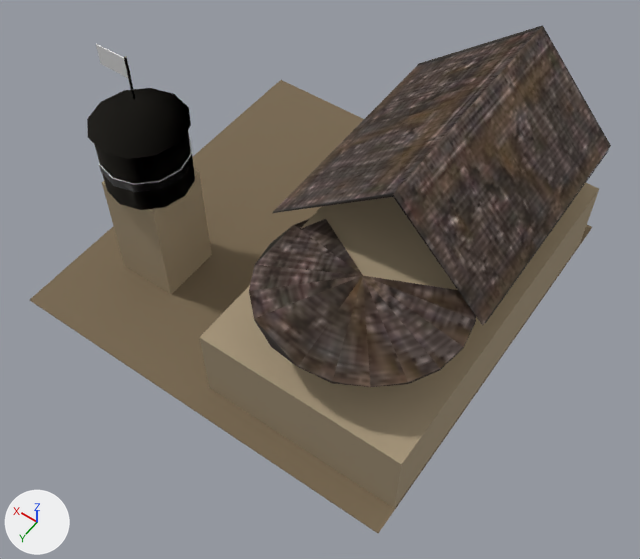
An edit to the glTF model assets/dist/dweller_building_hq/lod2.glb, drawn before and after from the same camera.
The view is the same before and after, from a 50 mm camera at (-17.0, 23.8, 35.9) aimed at (-2.2, 3.1, 3.5). Every picture has the same lights, and +X, +Y and +Z are marked at lower left. The picture after the commit comes second. Vertices at exactly the same position are counted once.

In view in the first picture: 'dweller_building_hq'.
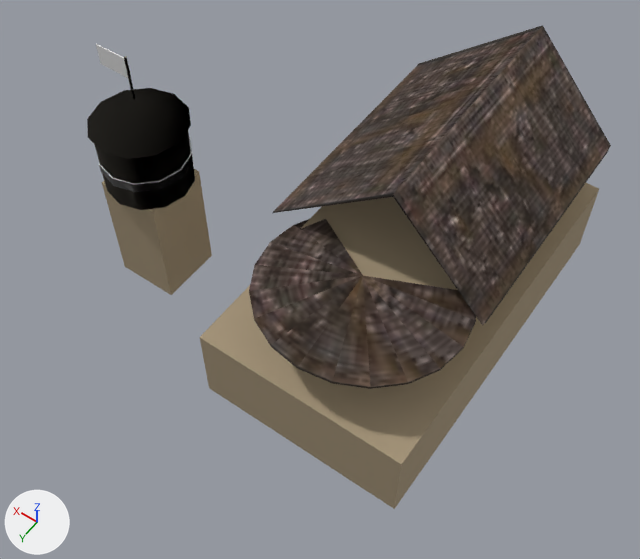
Patch to the scene script:
```diff
--- a/assets/dist/dweller_building_hq/lod2.glb.py
+++ b/assets/dist/dweller_building_hq/lod2.glb.py
@@ me_dweller_building_hq @@
 # used by ob_dweller_building_hq; location = (0.0, 0.0, 0.0)
-me_dweller_building_hq.from_pydata(...)  # 175 vertices, 276 faces; spans x -10.5..10.5, y -10.5..10.5, z 0.0..13.1
-me_dweller_building_hq.materials.append(mat_dirt)  # brown #7a6a52
+me_dweller_building_hq.from_pydata(...)  # 177 vertices, 276 faces; spans x -10.5..8.8, y -9.0..9.3, z 0.0..13.1
+# me_dweller_building_hq part 1: the loose piece of 8 vertices spanning x -10.5..10.5, y -10.5..10.5, z 0.0 is deleted
+# me_dweller_building_hq part 2
+# 30 faces are deleted
+# 10 vertices are added at x -10.3..-0.8, y -8.7..9.3, z 6.8..7.1
+# 42 new faces join them, mat_roof (picture img_roof_diffuse)
 me_dweller_building_hq.materials.append(mat_metal)
```

Where the change shows, as pixel boxes [x1, y1, x2, y2] in the pictures (640 x 559 px; the box of a moved part takes in the faces that stretch with it):
'dweller_building_hq', reshaped (10% narrower)
    before: [30, 25, 611, 533]
    after: [87, 25, 611, 509]
part 1 of me_dweller_building_hq, deleted (brown)
    before: [30, 80, 592, 533]
part 2 of me_dweller_building_hq, moved or reshaped
    before: [254, 26, 611, 387]
    after: [254, 26, 611, 389]
